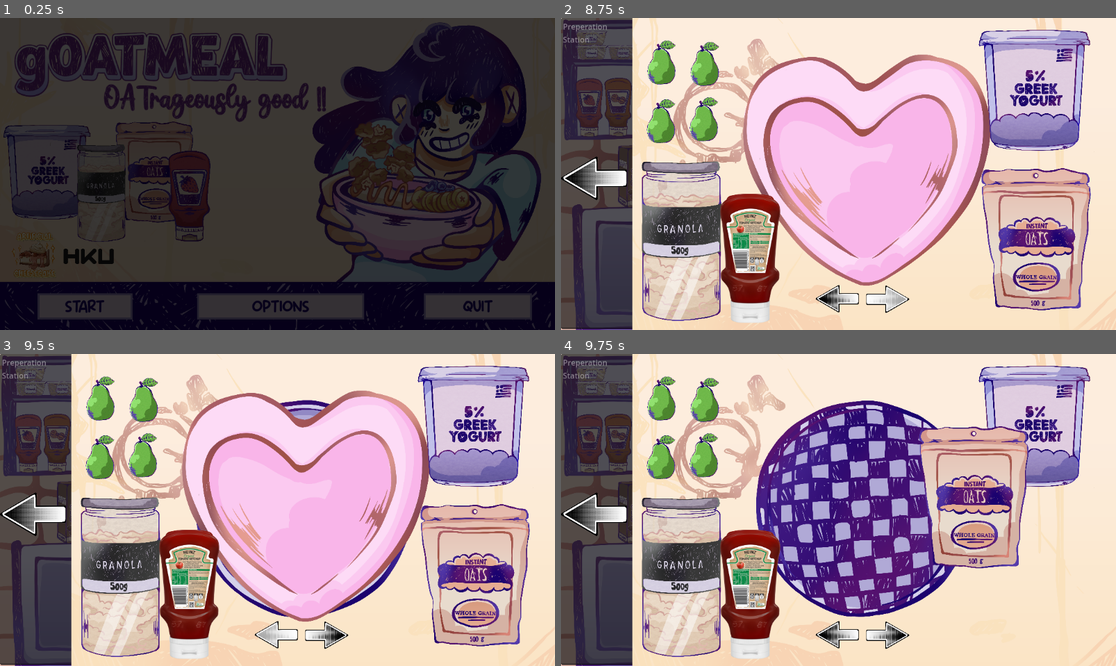
Above: before the commit, frames 1-4 (two rows, left to right).
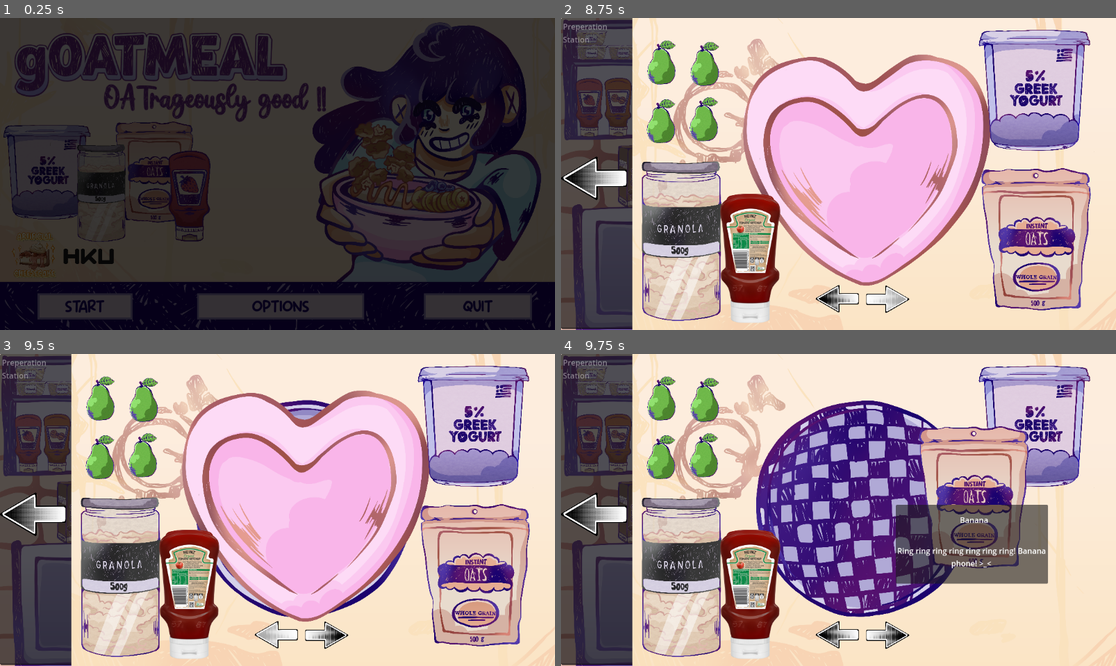
Above: after the commit, the same moments.

Repository: authenticBloodshed/gOATmeal
Game: Godot game, scene res://MainMenu.tscn
Same seed, same stepped clock (60 frames per second), same inputs: the game is played once before the commit and once after it.
Inputs (mouse positions are in pixels of both pictures, inside the frame that each line leads up to):
- Up to frame 1 (0.25 s): no input
- Up to frame 2 (8.75 s): click "START" at 0.5 s; click "START" at 1.25 s; click "START" at 2 s; click (1082, 180) at 2.75 s; click (888, 298) at 3.5 s; click (888, 298) at 4.25 s; click (838, 298) at 5 s; click (1082, 180) at 5.75 s; click (838, 298) at 6.5 s; click (1082, 180) at 7.25 s; click (888, 298) at 8 s
- Up to frame 3 (9.5 s): click (277, 634) at 8.75 s
- Up to frame 4 (9.75 s): tap Enter at 9.5 s; drag from (1010, 522) to (894, 447) at 9.52 s

Frames 1-3 are identical in both runs. In frame 4, 6.9% of the frame differs, in the area x 60-88%, y 48-74%.
Error in both runs: Attempt to call function 'hide' in base 'null instance' on a null instance. (res://PrepStation.gd:24)

Commit message:
Hover item descriptions added
Added a system that when you hover over an ingredient in the kitchen, it shows the product name and a description

Diff:
--- a/Fridge.tscn
+++ b/Fridge.tscn
@@ -10,6 +10,7 @@
 [ext_resource type="Texture2D" uid="uid://bsxu8axr5pyq8" path="res://laatjes.png" id="7_tx2rw"]
 [ext_resource type="PackedScene" uid="uid://ctts782sd43x0" path="res://PickupItem.tscn" id="9_mqeoq"]
 [ext_resource type="Texture2D" uid="uid://cre5tlpeb3vmn" path="res://strawberries.png" id="10_kfu12"]
+[ext_resource type="Texture2D" uid="uid://0ymctj271qxw" path="res://GreekYogurt.png" id="11_ay08j"]
 [ext_resource type="Texture2D" uid="uid://l3xnpqncukxc" path="res://blueberrybowl.png" id="11_nxl8v"]
 [ext_resource type="Texture2D" uid="uid://dtw7slxs30c4t" path="res://raspberries.png" id="12_dm2xr"]
 [ext_resource type="Texture2D" uid="uid://bhs0s85qej7co" path="res://blackberries.png" id="13_ak7mk"]
@@ -92,6 +93,18 @@
 [node name="CollisionShape2D" parent="Strawberries" index="1"]
 position = Vector2(453.5, -4.49994)
 
+[node name="Yogurt" parent="." instance=ExtResource("9_mqeoq")]
+position = Vector2(7, 376)
+itemId = "yogurt"
+
+[node name="Sprite2D" parent="Yogurt" index="0"]
+position = Vector2(438, 18)
+scale = Vector2(0.058, 0.058)
+texture = ExtResource("11_ay08j")
+
+[node name="CollisionShape2D" parent="Yogurt" index="1"]
+position = Vector2(441, 18)
+
 [node name="Blueberries" parent="." instance=ExtResource("9_mqeoq")]
 position = Vector2(-370, 405)
 itemId = "blueberry"
@@ -220,6 +233,7 @@
 position = Vector2(702, -519)
 
 [editable path="Strawberries"]
+[editable path="Yogurt"]
 [editable path="Blueberries"]
 [editable path="Raspberries"]
 [editable path="Dates"]
--- a/PickupItem.tscn
+++ b/PickupItem.tscn
@@ -13,3 +13,6 @@
 [node name="CollisionShape2D" type="CollisionShape2D" parent="."]
 position = Vector2(-3, -1)
 shape = SubResource("RectangleShape2D_cvpfk")
+
+[connection signal="mouse_entered" from="." to="." method="_on_mouse_entered"]
+[connection signal="mouse_exited" from="." to="." method="_on_mouse_exited"]
--- /dev/null
+++ b/TooltipPanel.gd
@@ -0,0 +1,16 @@
+extends CanvasLayer
+
+@onready var panel = $TooltipPanel
+@onready var header = $TooltipPanel/Header
+@onready var description = $TooltipPanel/Description
+
+func show_tooltip(title: String, text: String):
+	header.text = title
+	description.text = text
+	panel.visible = true
+
+func hide_tooltip():
+	panel.visible = false
+
+func _process(delta):
+	panel.global_position = get_viewport().get_mouse_position() + Vector2(-160, 16)
--- a/game.tscn
+++ b/game.tscn
@@ -55,6 +55,7 @@
 [ext_resource type="Texture2D" uid="uid://csjvgv4a1243g" path="res://sprinkles.png" id="29_esw55"]
 [ext_resource type="Texture2D" uid="uid://c543o84uw6fm7" path="res://jam.png" id="30_by4h2"]
 [ext_resource type="Texture2D" uid="uid://banfien4osxq6" path="res://honey.png" id="31_woj0u"]
+[ext_resource type="Script" path="res://TooltipPanel.gd" id="56_xsd22"]
 
 [node name="Game" type="Node2D"]
 script = ExtResource("1_ottce")
@@ -79,6 +80,8 @@
 [node name="Banana" parent="KitchenStuff" instance=ExtResource("28_aug4q")]
 position = Vector2(314, 332)
 itemId = "banana"
+itemName = "Banana"
+itemDescription = "Ring ring ring ring ring ring ring! Banana phone! >_<"
 
 [node name="Sprite2D" parent="KitchenStuff/Banana" index="0"]
 position = Vector2(621.5, 12.5)
@@ -91,6 +94,8 @@
 [node name="Apple" parent="KitchenStuff" instance=ExtResource("28_aug4q")]
 position = Vector2(314, 332)
 itemId = "apple"
+itemName = "Apple"
+itemDescription = "Keeps doctors away, allegedly."
 
 [node name="Sprite2D" parent="KitchenStuff/Apple" index="0"]
 position = Vector2(564, 34)
@@ -103,6 +108,8 @@
 [node name="Pear" parent="KitchenStuff" instance=ExtResource("28_aug4q")]
 position = Vector2(262, 341)
 itemId = "pear"
+itemName = "Pear"
+itemDescription = "Why did the pear blush? It saw the salad dressing!"
 
 [node name="Sprite2D" parent="KitchenStuff/Pear" index="0"]
 position = Vector2(568, 33)
@@ -117,6 +124,8 @@
 [node name="Chiaseeds" parent="KitchenStuff" instance=ExtResource("28_aug4q")]
 position = Vector2(371, 288)
 itemId = "chia"
+itemName = "Chia seeds"
+itemDescription = "Soak before consuming!"
 
 [node name="Sprite2D" parent="KitchenStuff/Chiaseeds" index="0"]
 position = Vector2(321, -93)
@@ -129,6 +138,8 @@
 [node name="Granola" parent="KitchenStuff" instance=ExtResource("28_aug4q")]
 position = Vector2(371, 288)
 itemId = "granola"
+itemName = "Granola"
+itemDescription = "I’m cereal-sly obsessed with granola..."
 
 [node name="Sprite2D" parent="KitchenStuff/Granola" index="0"]
 position = Vector2(249, -109)
@@ -141,6 +152,8 @@
 [node name="Oats" parent="KitchenStuff" instance=ExtResource("28_aug4q")]
 position = Vector2(112, 202)
 itemId = "oats"
+itemName = "Oats"
+itemDescription = "OATrageously good!"
 
 [node name="Sprite2D" parent="KitchenStuff/Oats" index="0"]
 position = Vector2(242, -102)
@@ -153,6 +166,8 @@
 [node name="SunflowerSeeds" parent="KitchenStuff" instance=ExtResource("28_aug4q")]
 position = Vector2(796, 244)
 itemId = "sunflower"
+itemName = "Sunflower seeds"
+itemDescription = "Sun-sational flavours!"
 
 [node name="Sprite2D" parent="KitchenStuff/SunflowerSeeds" index="0"]
 position = Vector2(106.5, -29.5)
@@ -165,6 +180,8 @@
 [node name="CoconutFlakes" parent="KitchenStuff" instance=ExtResource("28_aug4q")]
 position = Vector2(841, 244)
 itemId = "coconut"
+itemName = "Coconut flakes"
+itemDescription = "I'm cocoNUTS for coconut flakes!"
 
 [node name="Sprite2D" parent="KitchenStuff/CoconutFlakes" index="0"]
 position = Vector2(110.5, -33.5)
@@ -177,6 +194,8 @@
 [node name="CacaoNibs" parent="KitchenStuff" instance=ExtResource("28_aug4q")]
 position = Vector2(700, 83)
 itemId = "cacaonibs"
+itemName = "Cacao nibs"
+itemDescription = "Why are they called \"nibs\" if they're beans?"
 
 [node name="Sprite2D" parent="KitchenStuff/CacaoNibs" index="0"]
 position = Vector2(110.5, -33.5)
@@ -189,6 +208,8 @@
 [node name="puffedrice" parent="KitchenStuff" instance=ExtResource("28_aug4q")]
 position = Vector2(171, 364)
 itemId = "puffedrice"
+itemName = "Puffed Rice"
+itemDescription = "Why don’t rice grains ever get lost?Because they stick together!"
 
 [node name="Sprite2D" parent="KitchenStuff/puffedrice" index="0"]
 position = Vector2(155, -36)
@@ -201,6 +222,8 @@
 [node name="cocao" parent="KitchenStuff" instance=ExtResource("28_aug4q")]
 position = Vector2(0, 361)
 itemId = "cocoa"
+itemName = "Cocao powder"
+itemDescription = "Adds sweetness without adding sugar!"
 
 [node name="Sprite2D" parent="KitchenStuff/cocao" index="0"]
 position = Vector2(163, -32)
@@ -213,6 +236,8 @@
 [node name="puffedquinoa" parent="KitchenStuff" instance=ExtResource("28_aug4q")]
 position = Vector2(760, 135)
 itemId = "puffedquinoa"
+itemName = "Puffed quinoa"
+itemDescription = "Surprisingly high in protein!"
 
 [node name="Sprite2D" parent="KitchenStuff/puffedquinoa" index="0"]
 position = Vector2(150, -26)
@@ -225,6 +250,7 @@
 [node name="biscuits" parent="KitchenStuff" instance=ExtResource("28_aug4q")]
 position = Vector2(95, 409)
 itemId = "biscuits"
+itemName = "Biscuits"
 
 [node name="Sprite2D" parent="KitchenStuff/biscuits" index="0"]
 position = Vector2(149, -43)
@@ -579,8 +605,38 @@
 [node name="ColorRect" parent="." instance=ExtResource("2_rxlpj")]
 visible = false
 
+[node name="Tooltip" type="CanvasLayer" parent="." groups=["tooltip"]]
+script = ExtResource("56_xsd22")
+
+[node name="TooltipPanel" type="Panel" parent="Tooltip"]
+visible = false
+offset_left = -310.0
+offset_top = -3.0
+offset_right = 6.0
+offset_bottom = 161.0
+
+[node name="Header" type="Label" parent="Tooltip/TooltipPanel"]
+layout_mode = 0
+offset_left = 53.0
+offset_top = 9.0
+offset_right = 272.0
+offset_bottom = 55.0
+horizontal_alignment = 1
+vertical_alignment = 1
+
+[node name="Description" type="Label" parent="Tooltip/TooltipPanel"]
+layout_mode = 0
+offset_left = -1.0
+offset_top = 53.0
+offset_right = 316.0
+offset_bottom = 164.0
+horizontal_alignment = 1
+vertical_alignment = 1
+autowrap_mode = 1
+
 [node name="AudioStreamPlayer2D" type="AudioStreamPlayer2D" parent="."]
 stream = ExtResource("27_4g87n")
+volume_db = 5.0
 autoplay = true
 
 [connection signal="pressed" from="CloseButton" to="." method="_on_close_button_pressed"]
--- a/pickupItem.gd
+++ b/pickupItem.gd
@@ -1,6 +1,9 @@
 extends Area2D
 
 @export var itemId : String = "item"
+@export var itemName: String = "Item"
+@export var itemDescription: String = "Description"
+
 var pickedUp : bool = false
 
 func _input_event(viewport, event, shape_idx):
@@ -22,3 +25,19 @@
 
 	if GameManager.is_item_collected("chia"):
 		print("Picked up chiaseeds")
+
+func _mouse_exited():
+	var tooltip = get_tree().get_first_node_in_group("tooltip")
+	if tooltip:
+		tooltip.hide_tooltip()
+
+
+func _on_mouse_entered():
+	var tooltip = get_tree().get_first_node_in_group("tooltip")
+	if tooltip:
+		tooltip.show_tooltip(itemName, itemDescription)
+
+func _on_mouse_exited():
+	var tooltip = get_tree().get_first_node_in_group("tooltip")
+	if tooltip:
+		tooltip.hide_tooltip()
Not shown: 1 places in Fridge.tscn that only renumber resources
Not shown: 1 places in game.tscn that only renumber resources
